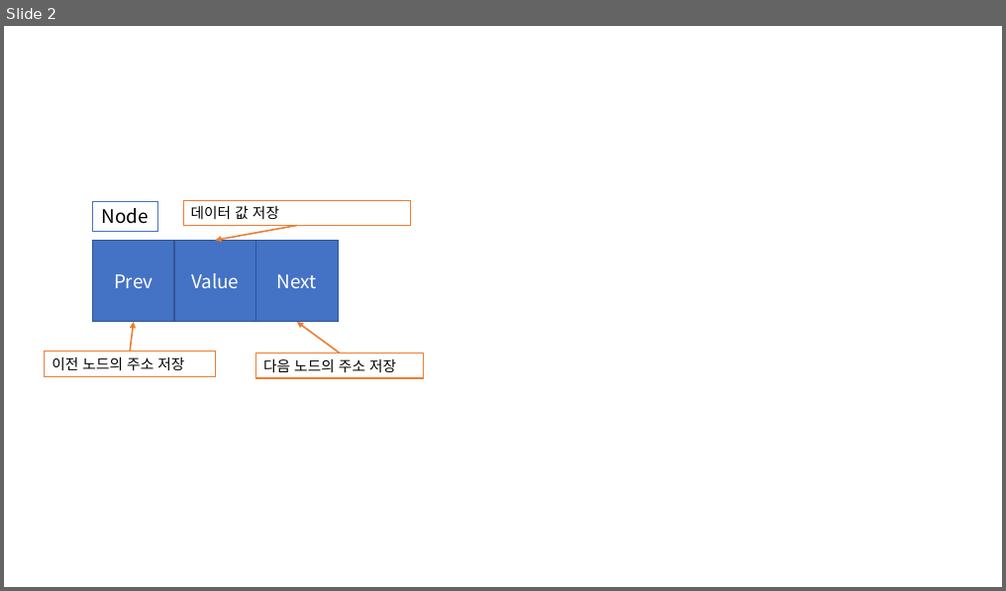
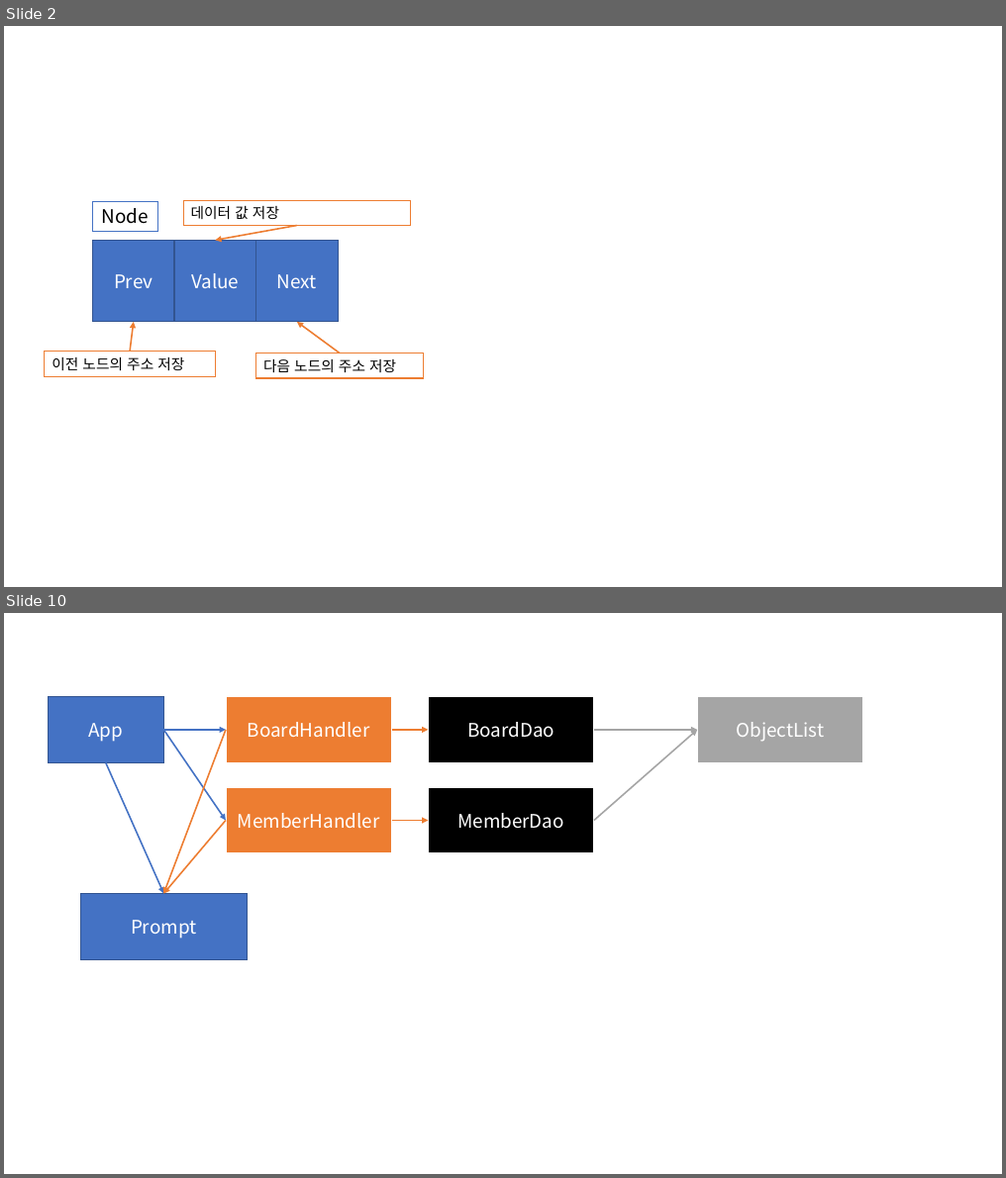
Before and after one commit to Dingadung/2022-study-workspace, a slide deck: study-note/자바/2022-08-01 내용정리 .pptx. Shown one above the other, each under a label of ours: slide 2 before the commit, slides 2 and 10 after it; the slides between them are not shown. The pictures are 1006x591 and 1006x1178 pixels, drawn with LibreOffice and Linux fonts; fonts in the diff are those of the drawing. Boxes give left, top, right and bottom in pixels: in the first picture for what was removed or moved away, otherwise in the second. Text is boxed around its words. In the diff, an @@ line names an element or a change of style, - is before the commit and + after.

Commit message:
Add LinkedList by myself

```diff
--- a/study-note/자바/2022-08-01 내용정리 .pptx
+++ b/study-note/자바/2022-08-01 내용정리 .pptx
@@ slide 10 added at (4, 613, 1002, 1174), background #FFFFFF @@
@@ rectangle added at (49, 697, 164, 763), fill #4472C4, outline #325491 1 pt, 18 pt, text #FFFFFF @@
+App
@@ rectangle added at (226, 697, 392, 763), fill #ED7D31, outline #FFFFFF 1.5 pt, 18 pt, text #FFFFFF @@
+BoardHandler
@@ rectangle added at (429, 697, 595, 763), fill #000000, outline #FFFFFF 1.5 pt, 18 pt, text #FFFFFF @@
+BoardDao
@@ rectangle added at (697, 697, 863, 763), fill #A5A5A5, outline #FFFFFF 1.5 pt, 18 pt, text #FFFFFF @@
+ObjectList
@@ arrow added from (163, 730) to (226, 730), #4472C4 1.5 pt @@
@@ arrow added from (163, 730) to (226, 820), #4472C4 1.5 pt @@
@@ arrow added from (226, 730) to (163, 894), #ED7D31 1.5 pt @@
@@ arrow added from (392, 730) to (429, 730), #ED7D31 1.5 pt @@
@@ arrow added from (594, 730) to (697, 730), #A5A5A5 1.5 pt @@
@@ arrow added from (594, 820) to (697, 730), #A5A5A5 1.5 pt @@
@@ arrow added from (106, 762) to (163, 894), #4472C4 1.5 pt @@
@@ rectangle added at (226, 787, 392, 854), fill #ED7D31, outline #FFFFFF 1.5 pt, 18 pt, text #FFFFFF @@
+MemberHandler
@@ rectangle added at (429, 787, 595, 854), fill #000000, outline #FFFFFF 1.5 pt, 18 pt, text #FFFFFF @@
+MemberDao
@@ arrow added from (226, 820) to (163, 894), #ED7D31 1.5 pt @@
@@ arrow added from (392, 820) to (429, 820), #ED7D31 1.5 pt @@
@@ rectangle added at (81, 894, 248, 960), fill #4472C4, outline #325491 1 pt, 18 pt, text #FFFFFF @@
+Prompt
```
Also in this commit, not shown: 2 slides changed, 6 other slides added, 4 other files.
